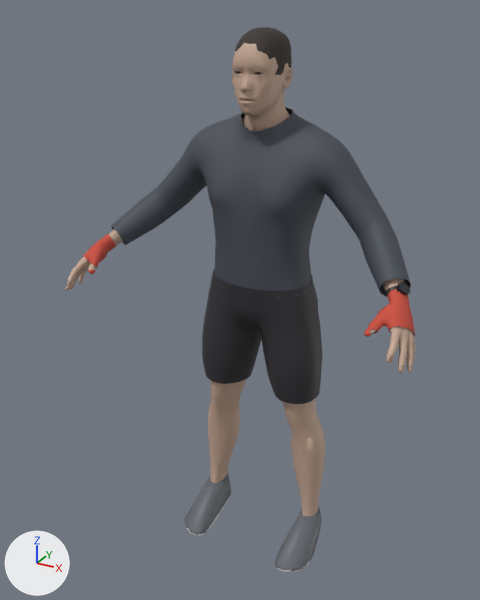
Before and after pictures for a commit that changed the glTF model assets/models/athlete_mobile.glb.
Before and after are seen from a camera (50 mm lens) standing at (0.924, -1.867, 1.854) and looking at (-0.04, -0.115, 0.977). Lighting does not change. The marker at lower left points along +X, +Y and +Z. The older version comes first.

The older version as bpy lines, for what is in view:
```python
mat_skin = principled_material('Skin')
mat_skin.base_color = (0.55, 0.38, 0.29)  # beige #c4a693
mat_skin.roughness = 0.55
me_body = bpy.data.meshes.new('body')
me_body.from_pydata(...)  # 4015 vertices, 8026 faces; spans x -0.59..0.59, y -0.38..0.1, z 0.0..1.8
# faces by material slot: [7778, 248]
me_body.materials.append(mat_skin)  # beige #c4a693
me_body.materials.append(mat_hair)  # dark grey #38302c
me_kit_jacket = bpy.data.meshes.new('kit_jacket')
me_kit_jacket.from_pydata(...)  # 771 vertices, 1438 faces; spans x -0.517..0.517, y -0.204..0.106, z 1.018..1.578
me_kit_jacket.materials.append(mat_jacket)  # greyish blue #454b55
me_kit_wraps = bpy.data.meshes.new('kit_wraps')
me_kit_wraps.from_pydata(...)  # 356 vertices, 590 faces; spans x -0.563..0.566, y -0.349..-0.171, z 1.038..1.157
me_kit_wraps.materials.append(mat_wraps)  # red #cb503f
ob_body = bpy.data.objects.new('body', me_body)
ob_body.location = (0.0, 0.0, 0.0)
ob_kit_jacket = bpy.data.objects.new('kit_jacket', me_kit_jacket)
ob_kit_jacket.location = (0.0, 0.0, 0.0)
ob_kit_wraps = bpy.data.objects.new('kit_wraps', me_kit_wraps)
ob_kit_wraps.location = (0.0, 0.0, 0.0)
# also in view: 'shorts' at (0.0, -0.019, 0.844); 'kit_shoes' at (0.0, -0.079, 0.063)
```
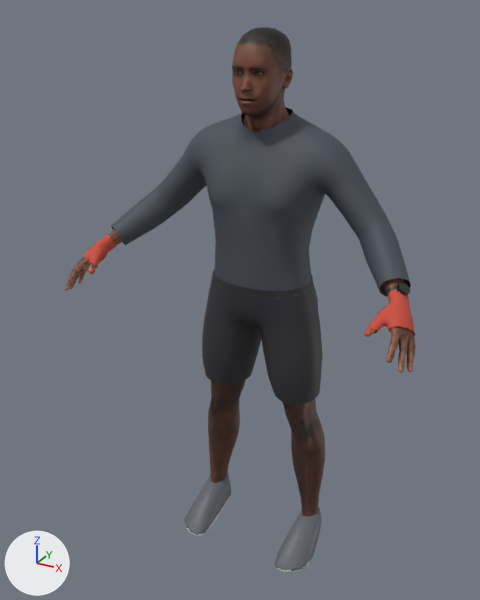
Where the change shows, as pixel boxes (x1, y1, x2, y2) in the pictures (480 x 600 px):
'body', surface changed: (65, 27, 416, 516) in both

Edits to the bpy script that builds the scene:
```text
Add img_skin_male_african_middleage:
    img_skin_male_african_middleage = load_image('skin_male_african_middleage', '_unpacked/skin_male_african_middleage', 1024, 1024, 'sRGB')
Add img_skin_male_african_middleage_nrm:
    img_skin_male_african_middleage_nrm = load_image('skin_male_african_middleage_NRM', '_unpacked/skin_male_african_middleage_NRM', 1024, 1024, 'Non-Color')
Change mat_skin:
    where n0 = _N.new('ShaderNodeBsdfPrincipled'); n0.name = 'Principled BSDF'
    remove n0.inputs[0].default_value = (0.55, 0.38, 0.29, 1.0)  # 'Base Color', beige #c4a693
    add n2 = _N.new('ShaderNodeTexImage'); n2.name = 'Image Texture'
    add n2.image = img_skin_male_african_middleage
    add n3 = _N.new('ShaderNodeNormalMap'); n3.name = 'Normal Map'
    add n3.uv_map = 'UVMap'
    add n4 = _N.new('ShaderNodeTexImage'); n4.name = 'Image Texture.001'
    add n4.image = img_skin_male_african_middleage_nrm
    add _L.new(n2.outputs[0], n0.inputs[0])  # 'Color' to 'Base Color'
    add _L.new(n3.outputs[0], n0.inputs[5])  # 'Normal' to 'Normal'
    add _L.new(n4.outputs[0], n3.inputs[1])  # 'Color' to 'Color'
```
